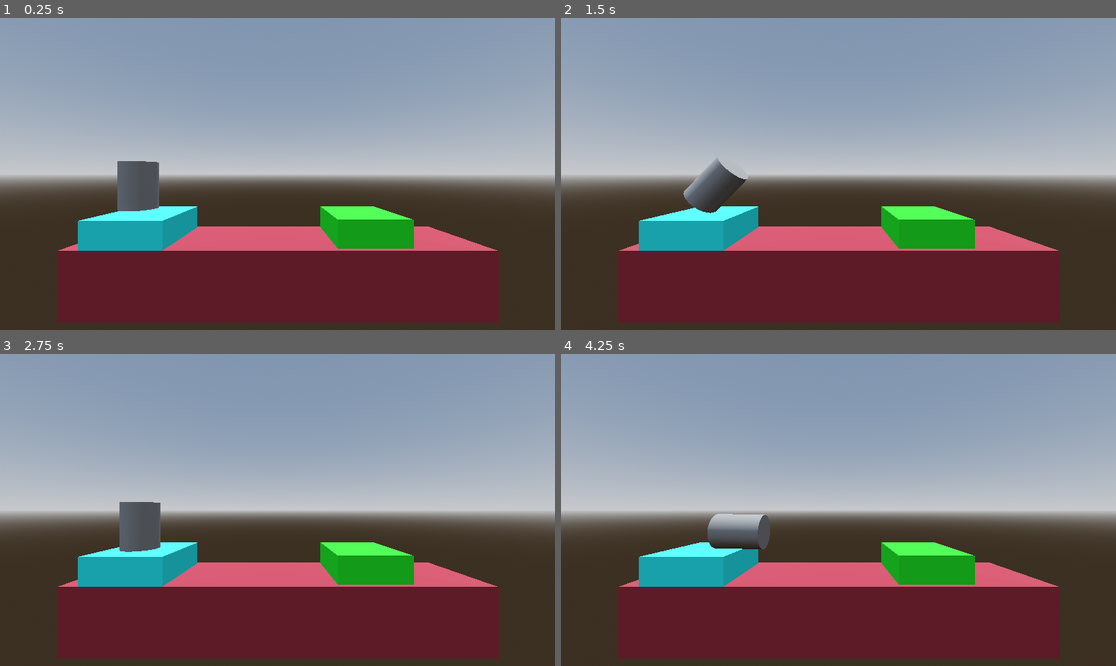
Above: before the commit, frames 1-4 (two rows, left to right).
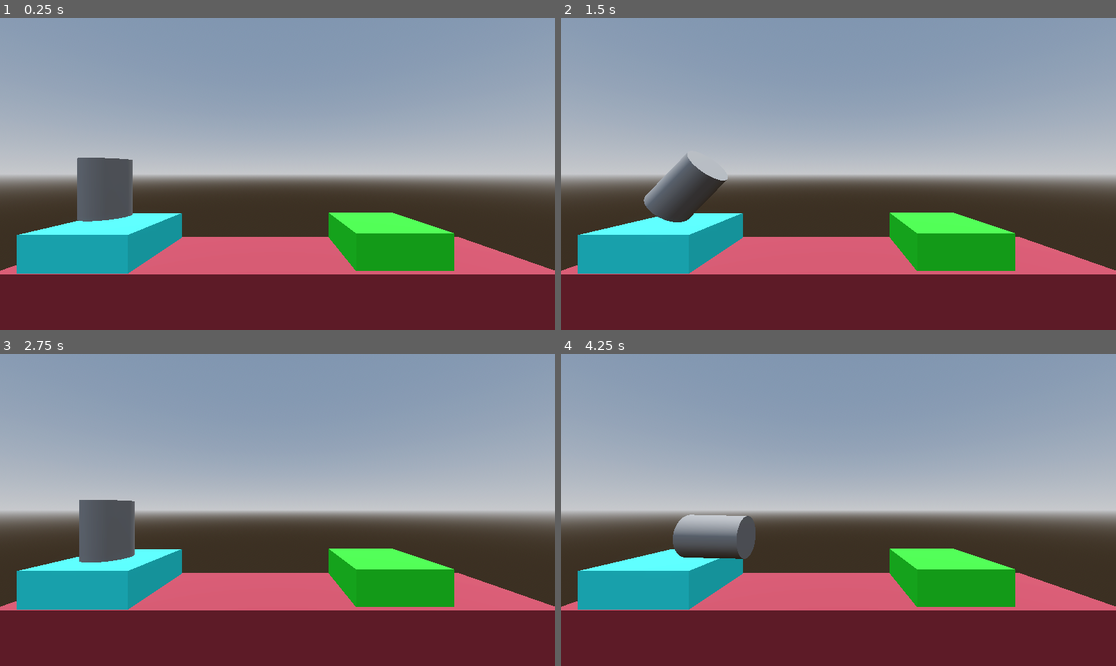
Above: after the commit, the same moments.

Repository: Dharshz/Project-Boost
Game: Godot game, scene res://level/level.tscn
Two runs of this game, one before a commit and one after it. Both use one fixed random seed, a clock stepped at 60 frames per second and the inputs below. Before the commit the project starts from res://main.tscn.
Inputs:
- Up to frame 1 (0.25 s): no input
- Up to frame 2 (1.5 s): tap Enter (ui_accept) at 0.5, 0.77 s; hold Right (ui_right) 0.53-1.28 s; hold Left (ui_left) from 1.28 s (still down)
- Up to frame 3 (2.75 s): tap Enter (ui_accept) at 1.52 s; release Left (ui_left) at 2.03 s; hold Right (ui_right) from 2.03 s (still down)
- Up to frame 4 (4.25 s): tap Enter (ui_accept) at 2.75, 3.02, 3.77 s; release Right (ui_right) at 3.53 s; hold Left (ui_left) from 3.53 s (still down)

The runs differ from the first frame. In frame 1, 19% of the frame differs, in the area x 0-100%, y 44-100%; in frame 2, 19%; in frame 3, 19%; in frame 4, 18%.

Commit message:
added tween and other logic

Diff:
--- /dev/null
+++ b/LandingPad.gd
@@ -0,0 +1,3 @@
+extends CSGBox3D
+
+@export_file("*.tscn") var file_path
--- /dev/null
+++ b/level/level.tscn
@@ -0,0 +1,59 @@
+[gd_scene load_steps=9 format=3 uid="uid://d4lvcxkwlef30"]
+
+[ext_resource type="Script" path="res://LandingPad.gd" id="1_g1e2c"]
+[ext_resource type="PackedScene" uid="uid://dqtucakjhdcq3" path="res://player.tscn" id="2_88d5h"]
+
+[sub_resource type="ProceduralSkyMaterial" id="ProceduralSkyMaterial_26m35"]
+sky_horizon_color = Color(0.64625, 0.65575, 0.67075, 1)
+ground_horizon_color = Color(0.64625, 0.65575, 0.67075, 1)
+
+[sub_resource type="Sky" id="Sky_8c0yg"]
+sky_material = SubResource("ProceduralSkyMaterial_26m35")
+
+[sub_resource type="Environment" id="Environment_86ra8"]
+background_mode = 2
+sky = SubResource("Sky_8c0yg")
+tonemap_mode = 2
+glow_enabled = true
+
+[sub_resource type="StandardMaterial3D" id="StandardMaterial3D_o2rog"]
+albedo_color = Color(0.639216, 0.207843, 0.262745, 1)
+
+[sub_resource type="StandardMaterial3D" id="StandardMaterial3D_vl3d1"]
+albedo_color = Color(0.211765, 1, 1, 1)
+
+[sub_resource type="StandardMaterial3D" id="StandardMaterial3D_yq2mi"]
+albedo_color = Color(0.176471, 0.960784, 0.172549, 1)
+
+[node name="Level" type="Node3D"]
+
+[node name="WorldEnvironment" type="WorldEnvironment" parent="."]
+environment = SubResource("Environment_86ra8")
+
+[node name="Floor" type="CSGBox3D" parent="." groups=["Floor"]]
+transform = Transform3D(10.5051, 0, 0, 0, 1.69146, 0, 0, 0, 2.23007, 0, -0.406412, 0)
+material_override = SubResource("StandardMaterial3D_o2rog")
+use_collision = true
+
+[node name="LaunchPad" type="CSGBox3D" parent="."]
+transform = Transform3D(2.35168, 0, 0, 0, 1, 0, 0, 0, 1.38534, -3.76375, 0.650648, 0.0306056)
+material_override = SubResource("StandardMaterial3D_vl3d1")
+use_collision = true
+size = Vector3(0.862518, 1, 1.52747)
+
+[node name="LandingPad" type="CSGBox3D" parent="." groups=["Goal"]]
+transform = Transform3D(2.35168, 0, 0, 0, 1, 0, 0, 0, 1.38534, 2.39962, 0.650648, -0.0426306)
+material_override = SubResource("StandardMaterial3D_yq2mi")
+use_collision = true
+size = Vector3(0.786835, 1, 1.48334)
+script = ExtResource("1_g1e2c")
+file_path = "res://level/level_1.tscn"
+
+[node name="Camera3D" type="Camera3D" parent="."]
+transform = Transform3D(1, 0, 0, 0, 1, 0, 0, 0, 1, -0.004, 2.269, 4.81116)
+
+[node name="DirectionalLight3D" type="DirectionalLight3D" parent="."]
+transform = Transform3D(1, 0, 0, 0, -0.145634, 0.989339, 0, -0.989339, -0.145634, 0, 6.00739, 2.16256)
+
+[node name="Player" parent="." instance=ExtResource("2_88d5h")]
+transform = Transform3D(1, 0, 0, 0, 1, 0, 0, 0, 1, -4.04417, 2.71694, 0)
--- /dev/null
+++ b/level/level_1.tscn
@@ -0,0 +1,68 @@
+[gd_scene load_steps=10 format=3 uid="uid://lwa7npxv0mlg"]
+
+[ext_resource type="Script" path="res://LandingPad.gd" id="1_7ua4c"]
+[ext_resource type="PackedScene" uid="uid://dqtucakjhdcq3" path="res://player.tscn" id="2_yq2p7"]
+
+[sub_resource type="ProceduralSkyMaterial" id="ProceduralSkyMaterial_26m35"]
+sky_horizon_color = Color(0.64625, 0.65575, 0.67075, 1)
+ground_horizon_color = Color(0.64625, 0.65575, 0.67075, 1)
+
+[sub_resource type="Sky" id="Sky_8c0yg"]
+sky_material = SubResource("ProceduralSkyMaterial_26m35")
+
+[sub_resource type="Environment" id="Environment_86ra8"]
+background_mode = 2
+sky = SubResource("Sky_8c0yg")
+tonemap_mode = 2
+glow_enabled = true
+
+[sub_resource type="StandardMaterial3D" id="StandardMaterial3D_o2rog"]
+albedo_color = Color(0.639216, 0.207843, 0.262745, 1)
+
+[sub_resource type="StandardMaterial3D" id="StandardMaterial3D_1xgms"]
+albedo_color = Color(0.0823529, 0.427451, 1, 1)
+
+[sub_resource type="StandardMaterial3D" id="StandardMaterial3D_vl3d1"]
+albedo_color = Color(0.211765, 1, 1, 1)
+
+[sub_resource type="StandardMaterial3D" id="StandardMaterial3D_yq2mi"]
+albedo_color = Color(0.176471, 0.960784, 0.172549, 1)
+
+[node name="Level" type="Node3D"]
+
+[node name="WorldEnvironment" type="WorldEnvironment" parent="."]
+environment = SubResource("Environment_86ra8")
+
+[node name="Floor" type="CSGBox3D" parent="." groups=["Floor"]]
+transform = Transform3D(10.5051, 0, 0, 0, 1.69146, 0, 0, 0, 2.23007, 0, -0.406412, 0)
+material_override = SubResource("StandardMaterial3D_o2rog")
+use_collision = true
+
+[node name="Floor2" type="CSGBox3D" parent="." groups=["Floor"]]
+transform = Transform3D(10.5051, 0, 0, 0, 1.69146, 0, 0, 0, 2.23007, -0.396249, 0.702732, 0.0230711)
+material_override = SubResource("StandardMaterial3D_1xgms")
+use_collision = true
+size = Vector3(0.170166, 1, 0.692444)
+
+[node name="LaunchPad" type="CSGBox3D" parent="."]
+transform = Transform3D(2.35168, 0, 0, 0, 1, 0, 0, 0, 1.38534, -3.76375, 0.650648, 0.0306056)
+material_override = SubResource("StandardMaterial3D_vl3d1")
+use_collision = true
+size = Vector3(0.862518, 1, 1.52747)
+
+[node name="LandingPad" type="CSGBox3D" parent="." groups=["Goal"]]
+transform = Transform3D(2.35168, 0, 0, 0, 1, 0, 0, 0, 1.38534, 2.39962, 0.650648, -0.0426306)
+material_override = SubResource("StandardMaterial3D_yq2mi")
+use_collision = true
+size = Vector3(0.786835, 1, 1.48334)
+script = ExtResource("1_7ua4c")
+file_path = "res://level/level_2.tscn"
+
+[node name="Camera3D" type="Camera3D" parent="."]
+transform = Transform3D(1, 0, 0, 0, 1, 0, 0, 0, 1, -0.004, 2.269, 5.94483)
+
+[node name="DirectionalLight3D" type="DirectionalLight3D" parent="."]
+transform = Transform3D(1, 0, 0, 0, -0.145634, 0.989339, 0, -0.989339, -0.145634, 0, 6.00739, 2.16256)
+
+[node name="Player" parent="." instance=ExtResource("2_yq2p7")]
+transform = Transform3D(1, 0, 0, 0, 1, 0, 0, 0, 1, -4.04417, 2.71694, 0)
--- a/main.tscn
+++ b/level/level_2.tscn
@@ -1,6 +1,7 @@
-[gd_scene load_steps=8 format=3 uid="uid://d4lvcxkwlef30"]
+[gd_scene load_steps=10 format=3 uid="uid://db1moekj4lkwa"]
 
-[ext_resource type="PackedScene" uid="uid://dqtucakjhdcq3" path="res://player.tscn" id="1_gdisi"]
+[ext_resource type="Script" path="res://LandingPad.gd" id="1_fvvr5"]
+[ext_resource type="PackedScene" uid="uid://dqtucakjhdcq3" path="res://player.tscn" id="2_7cqu0"]
 
 [sub_resource type="ProceduralSkyMaterial" id="ProceduralSkyMaterial_26m35"]
 sky_horizon_color = Color(0.64625, 0.65575, 0.67075, 1)
@@ -18,6 +19,9 @@
 [sub_resource type="StandardMaterial3D" id="StandardMaterial3D_o2rog"]
 albedo_color = Color(0.639216, 0.207843, 0.262745, 1)
 
+[sub_resource type="StandardMaterial3D" id="StandardMaterial3D_1xgms"]
+albedo_color = Color(0.0823529, 0.427451, 1, 1)
+
 [sub_resource type="StandardMaterial3D" id="StandardMaterial3D_vl3d1"]
 albedo_color = Color(0.211765, 1, 1, 1)
 
@@ -34,6 +38,12 @@
 material_override = SubResource("StandardMaterial3D_o2rog")
 use_collision = true
 
+[node name="Floor2" type="CSGBox3D" parent="." groups=["Floor"]]
+transform = Transform3D(10.5051, 0, 0, 0, 1.69146, 0, 0, 0, 2.23007, -0.492747, 1.55268, 0.0230711)
+material_override = SubResource("StandardMaterial3D_1xgms")
+use_collision = true
+size = Vector3(0.279114, 0.343201, 0.692444)
+
 [node name="LaunchPad" type="CSGBox3D" parent="."]
 transform = Transform3D(2.35168, 0, 0, 0, 1, 0, 0, 0, 1.38534, -3.76375, 0.650648, 0.0306056)
 material_override = SubResource("StandardMaterial3D_vl3d1")
@@ -45,6 +55,8 @@
 material_override = SubResource("StandardMaterial3D_yq2mi")
 use_collision = true
 size = Vector3(0.786835, 1, 1.48334)
+script = ExtResource("1_fvvr5")
+file_path = "res://main.tscn"
 
 [node name="Camera3D" type="Camera3D" parent="."]
 transform = Transform3D(1, 0, 0, 0, 1, 0, 0, 0, 1, -0.004, 2.269, 5.94483)
--- a/player.gd
+++ b/player.gd
@@ -3,6 +3,8 @@
 @export_range(750, 3000) var thurst: float = 1000
 
 @export_range(-500, 500) var torque_thurst: float = 300
+
+var is_transitioning: bool = false
 # Called when the node enters the scene tree for the first time.
 func _ready() -> void:
 	pass # Replace with function body.
@@ -21,7 +23,22 @@
 
 
 func _on_body_entered(body: Node) -> void:
-	if "Goal" in body.get_groups():
-		print("win")
-	if "Floor" in body.get_groups():
-		print("loss")
+	if is_transitioning == false:
+		if "Goal" in body.get_groups():
+			on_complete(body.file_path)
+		if "Floor" in body.get_groups():
+			on_crash()
+
+func on_complete(path):
+	set_process(false)
+	is_transitioning = true
+	var tween = create_tween()
+	tween.tween_interval(1.0)
+	tween.tween_callback(get_tree().change_scene_to_file.bind(path))
+
+func on_crash():
+	set_process(false)
+	is_transitioning = true
+	var tween = create_tween()
+	tween.tween_interval(1.0)
+	tween.tween_callback(get_tree().reload_current_scene)
--- a/project.godot
+++ b/project.godot
@@ -11,6 +11,6 @@
 [application]
 
 config/name="Project Boost"
-run/main_scene="res://main.tscn"
+run/main_scene="res://level/level.tscn"
 config/features=PackedStringArray("4.2", "Forward Plus")
 config/icon="res://icon.svg"
Not shown: 1 places in level/level_2.tscn that only renumber resources
